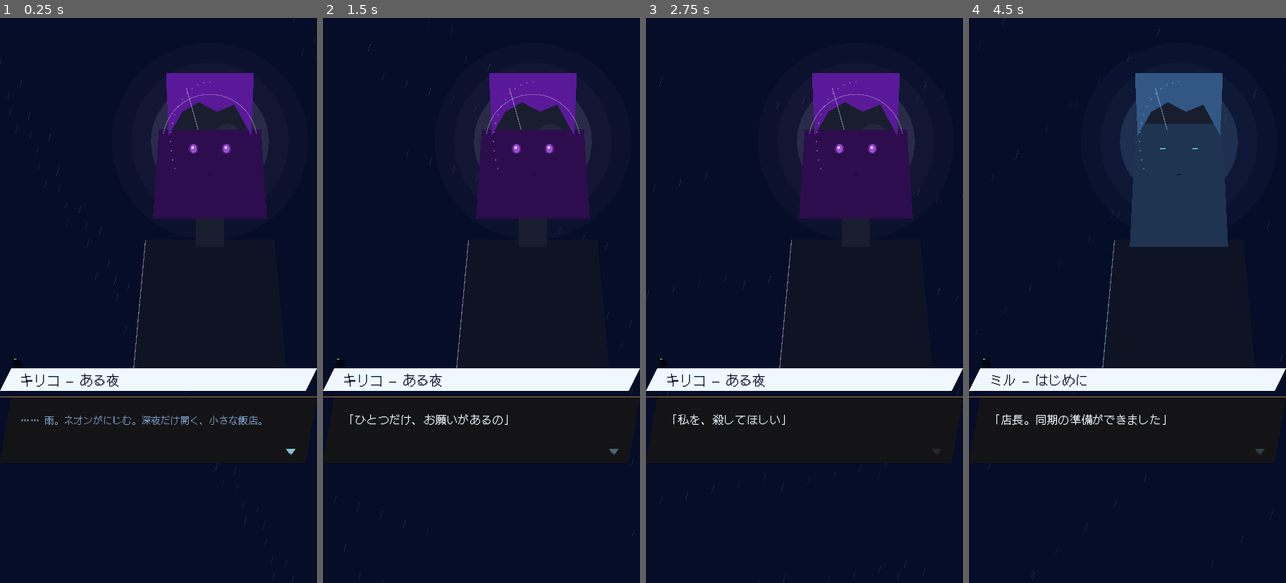
Above: before the commit, frames 1-4 (left to right).
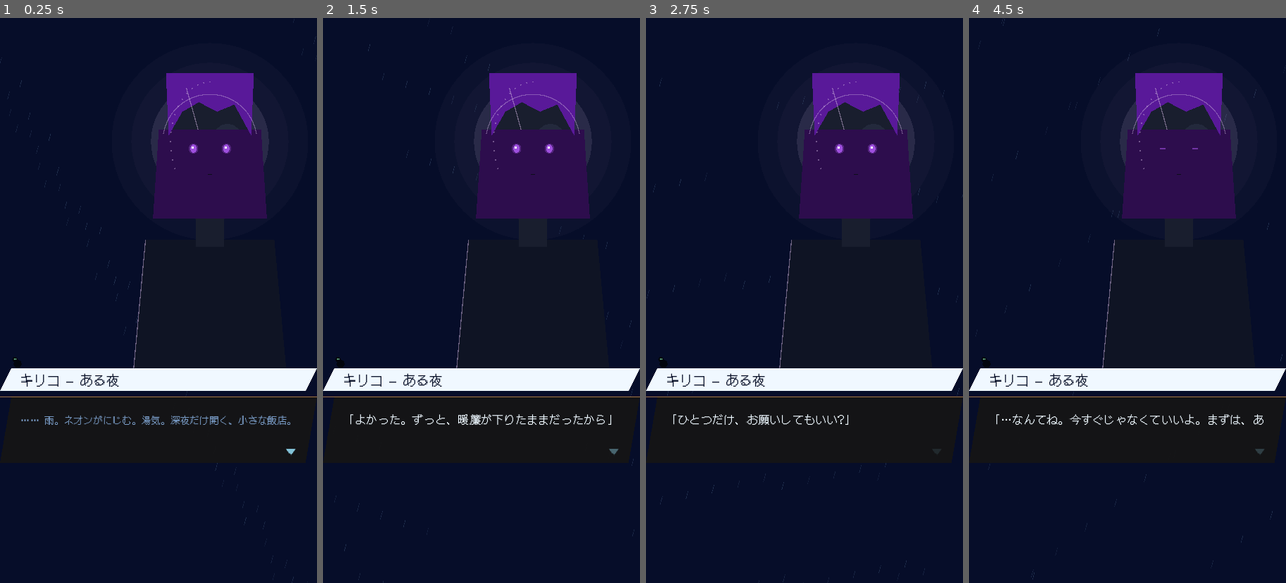
Above: after the commit, the same moments.

Repository: Conata/Pomodoro
Game: Godot game, scene res://main.tscn
The game is run twice, just before and just after one commit, with the same random seed, the same clock (stepped at 60 frames per second) and the same inputs. Sound files missing from this copy of the repository are replaced by a short silence.
Inputs (mouse positions are in pixels of both pictures, inside the frame that each line leads up to):
- Up to frame 1 (0.25 s): no input
- Up to frame 2 (1.5 s): click (481, 424) at 0.52 s; type "12" at 0.6 s; click (345, 164) at 1.27 s
- Up to frame 3 (2.75 s): click "★応急手当" at 2 s
- Up to frame 4 (4.5 s): click "潜行" at 2.75 s; click (991, 215) at 3.52 s; click "★まかない拳" at 4.25 s

The runs differ from the first frame. In frame 1, 0.4% of the frame differs, in the area x 44-92%, y 70-72%; in frame 2, 0.6%; in frame 3, 0.4%; in frame 4, 10%, in the area x 6-93%, y 9-72%.

Commit message:
Story/tone: カジュアル表層×深い裏設定を明文化＋イントロを和らげる
- docs/STORY.md に「トーン設計（最重要）：カジュアル表層×深い裏設定」を追加。
  暗くしない。表層は温かく気軽(Coffee Talk×あつ森×ねこあつめ)、重いテーマ(人格コピー/
  死/キリコの真実)は環境・断片・任意会話で滲ませ押し付けない。深刻は笑い・温度・余白とセット。
- コールドオープンを温度先行に微調整：歓迎→フック「私を殺してほしいの」→黒猫の一拍→
  「…なんてね。まずは、あったかいの食べて」。謎は残しつつ重さを和らげる。

Diff:
--- a/src/sim/event_data.gd
+++ b/src/sim/event_data.gd
@@ -8,16 +8,17 @@
 ## WORLD.md の文体（説明しすぎない・キャラの声）を守ること。
 
 const EVENTS := {
-	# コールドオープン：世界説明はしない。雨・少女・無理難題・黒猫だけ。
+	# コールドオープン：表層はあたたかく。フックは置くが重くしない（裏設定は深い）。
 	"intro_kiriko": {
 		"speaker": "kiriko_npc", "title": "ある夜", "once": true,
 		"lines": [
-			["*", "雨。ネオンがにじむ。深夜だけ開く、小さな飯店。"],
-			["g", "…あなたが、店主?"],
-			["g", "ひとつだけ、お願いがあるの"],
-			["g", "私を、殺してほしい"],
-			["*", "カウンターの端で、黒猫が片目を開けた。"],
-			["g", "……今すぐ、じゃなくていい。考えておいて"],
+			["*", "雨。ネオンがにじむ。湯気。深夜だけ開く、小さな飯店。"],
+			["g", "…あなたが、新しい店主?"],
+			["g", "よかった。ずっと、暖簾が下りたままだったから"],
+			["g", "ひとつだけ、お願いしてもいい?"],
+			["g", "——私を、殺してほしいの"],
+			["*", "黒猫が片目だけ開けて、また閉じた。"],
+			["g", "…なんてね。今すぐじゃなくていいよ。まずは、あったかいの食べて"],
 		],
 	},
 	"tutorial": {
Not shown, changed: docs/STORY.md
